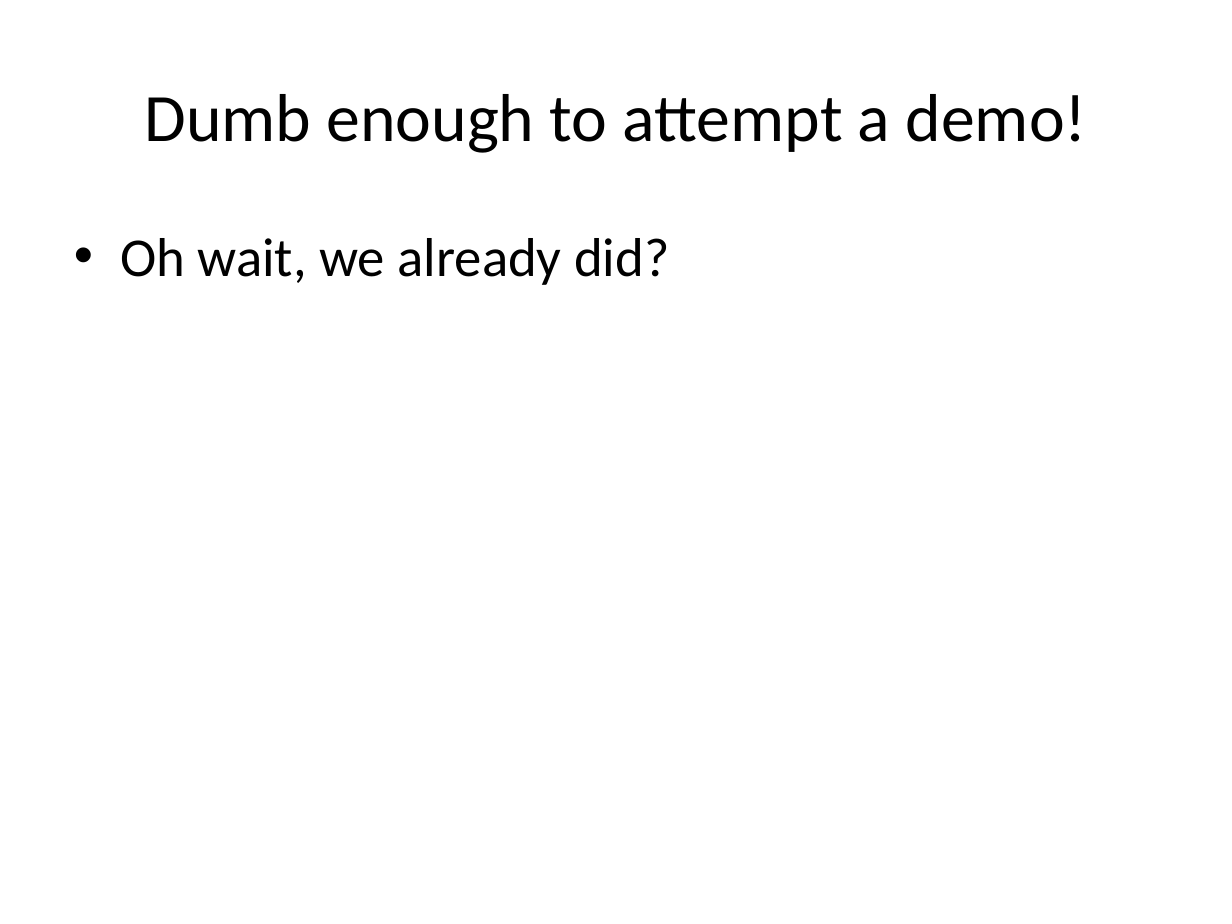
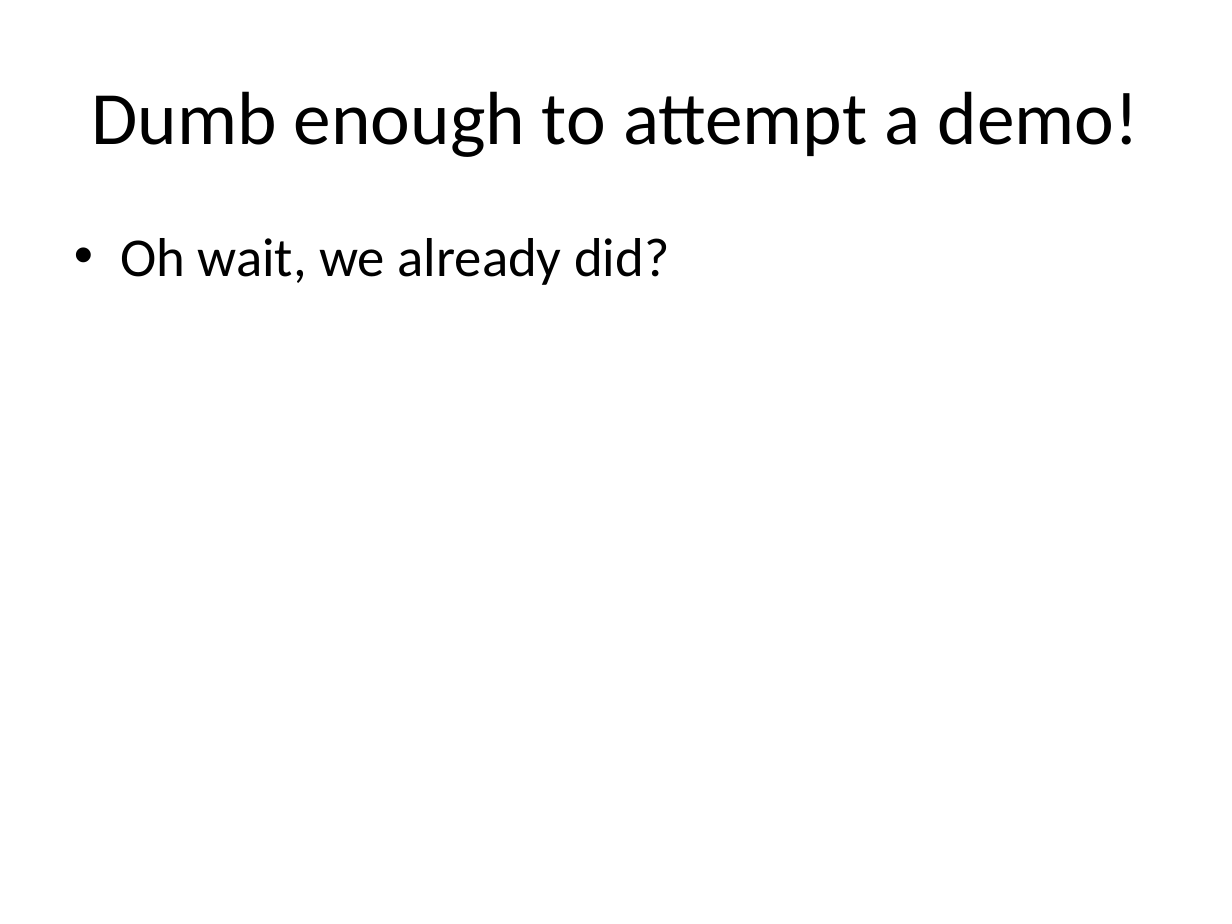
Before and after one commit to monk-dot/SPAN, a slide deck: slide 52 of SPAN DEFCON XX.pptx (slide 50 before the commit). Drawn at 1232x924 pixels with LibreOffice and Linux fonts; fonts in the diff are those of the drawing. Boxes give left, top, right and bottom in pixels: in the first picture for what was removed or moved away, otherwise in the second. Text is boxed around its words. In the diff, an @@ line names an element or a change of style, - is before the commit and + after.

```diff
--- a/SPAN DEFCON XX.pptx
+++ b/SPAN DEFCON XX.pptx
@@ title "Dumb enough to attempt a ..." at box(92, 91, 1139, 157): size 39.6 to 44 pt @@
```
Also in this commit, not shown: 4 other slides changed, 2 slides added.
